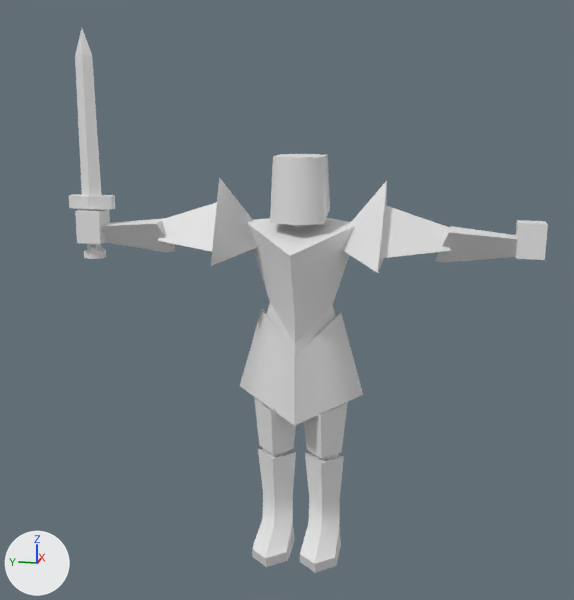
Two versions of the Blender file Models/SimpleBarbarian_IK.blend, one commit apart.
Rendered twice from a 50 mm camera at (-11.15, -2.02, 6.74) aimed at (0.02, 0.21, 3.95). The lights are fixed; the arrows at lower left show +X, +Y and +Z. The picture after the commit comes second.
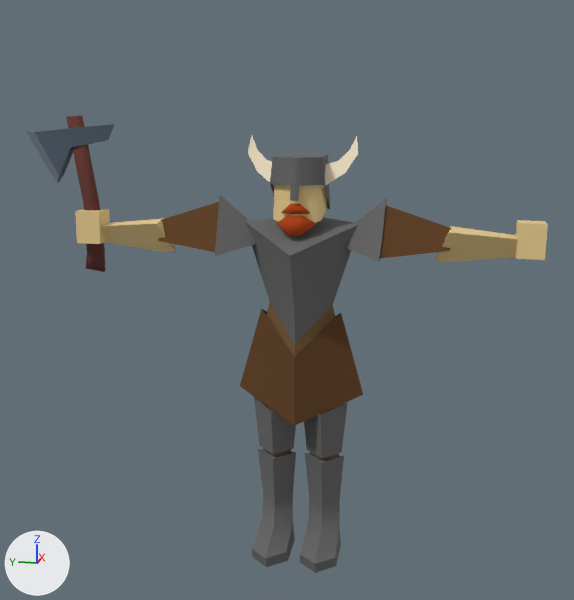
Pixel boxes (x1, y1, x2, y2) of what changed, in the pictures (574 x 600 px):
'Cube', reshaped (9% wider, 16% shorter)
    before: (69, 29, 548, 573)
    after: (27, 116, 548, 573)
part 1 of me_cube_004, added (brown)
    after: (276, 215, 317, 236)
part 2 of me_cube_004, deleted
    before: (84, 246, 106, 259)
part 3 of me_cube_004, reshaped
    before: (69, 29, 330, 266)
    after: (27, 116, 358, 272)
part 4 of me_cube_004, shading changed
    before: (75, 181, 548, 273)
    after: (75, 199, 548, 262)
part 5 of me_cube_004, recoloured (darker)
    both: (75, 155, 548, 573)

Edits to the bpy script that builds the scene:
```text
Add img_colorpalette_png:
    img_colorpalette_png = load_image('colorPalette.png', '../Textures/colorPalette.png', 256, 256, 'sRGB')
Add mat_texturepalette:
    mat_texturepalette = principled_material('TexturePalette')
    mat_texturepalette.texture = img_colorpalette_png
    mat_texturepalette.roughness = 1.0
Change me_cube_004:
    used by ob_cube; location = (0.0, 0.0, 0.0)
    remove me_cube_004.from_pydata(...)  # 202 vertices, 172 faces; spans x -0.85..0.79, y -3.35..3.5, z 0.0..7.8
    add me_cube_004.from_pydata(...)  # 256 vertices, 226 faces; spans x -0.85..0.79, y -3.35..4.15, z 0.0..6.58
    me_cube_004 part 1: a new loose piece of 16 vertices spanning x -0.54..-0.17, y -0.28..0.28, z 5.0..5.26, in mat_texturepalette (picture img_colorpalette_png)
    me_cube_004 part 2: the loose piece of 12 vertices spanning x -0.18..0.08, y 3.01..3.31, z 4.48..4.67 is deleted
    me_cube_004 part 3
    25 vertices are removed from x -0.54..0.08, y 0.0..3.5, z 4.59..7.8
    31 faces are deleted
    13 vertices move from x -0.66..0.66, y -1.2..3.5, z 4.55..5.72 to x -0.46..0.46, y -1.2..3.03, z 4.28..6.46
    75 vertices are added at x -0.57..0.37, y -0.79..4.15, z 4.28..6.58
    75 new faces join them
    me_cube_004 part 4: 41 kept faces spanning x -0.46..0.46, y -3.35..3.35, z 4.61..5.48 are now shaded smooth
    me_cube_004 part 5: 131 faces spanning x -0.85..0.79, y -3.35..3.35, z 0.0..6.05 switch from no material to mat_texturepalette (picture img_colorpalette_png)
    other edits to the shape of me_cube_004 do not show in these pictures
```
